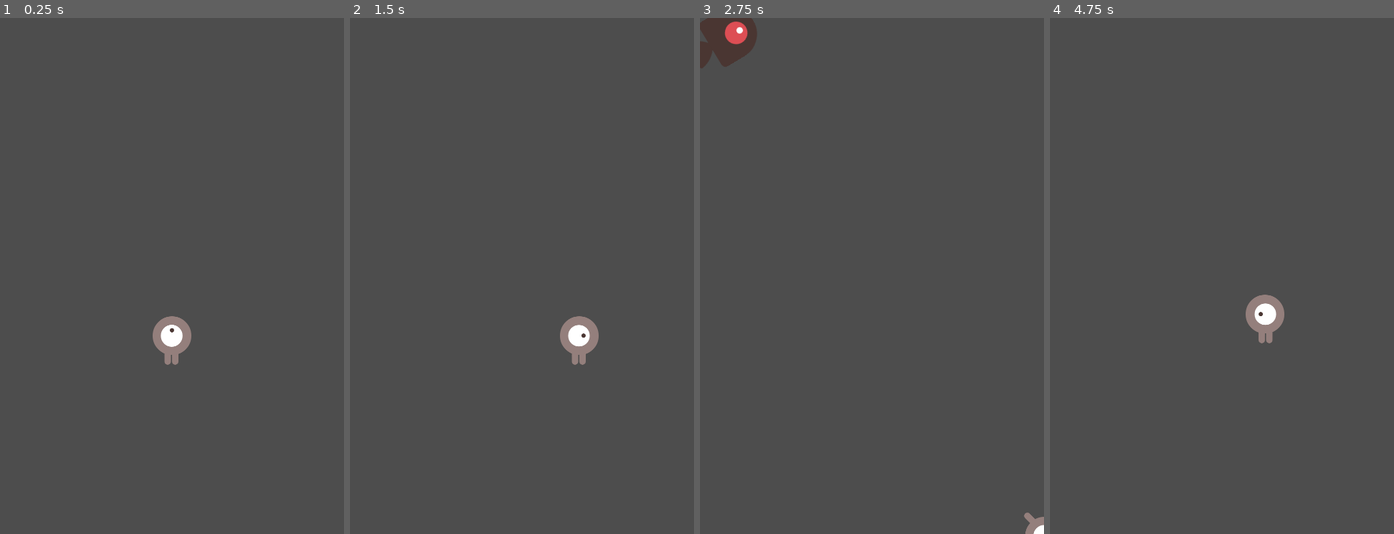
Above: before the commit, frames 1-4 (left to right).
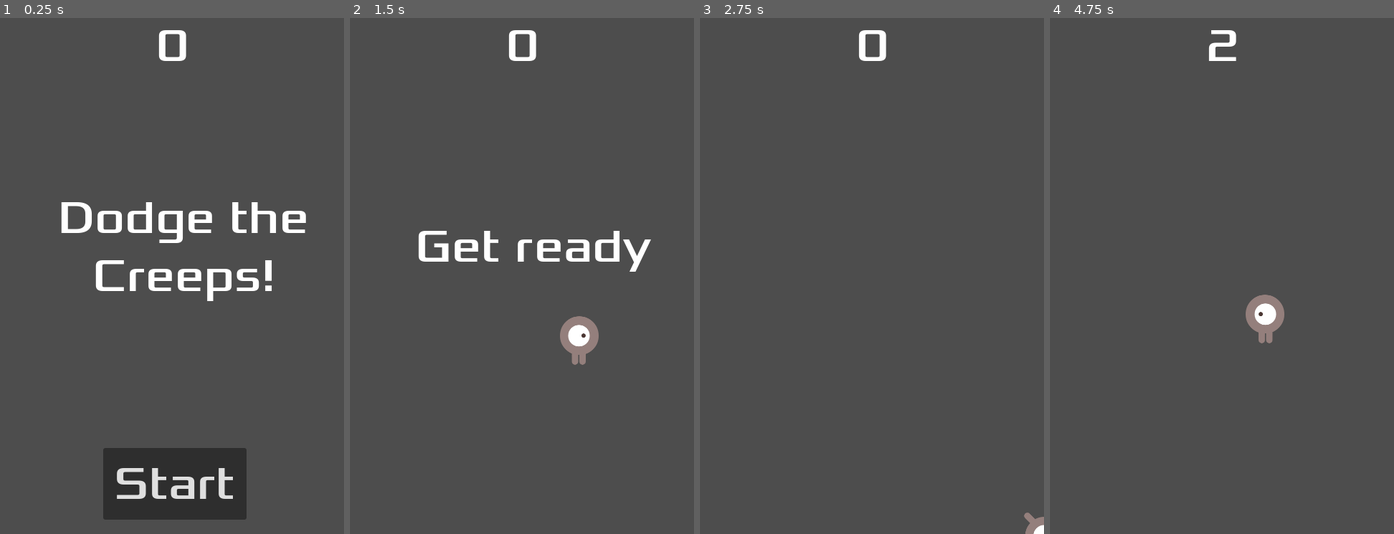
Above: after the commit, the same moments.

Repository: SiminXiong/UnityProject_Paradise_Island
Game: Godot game, scene res://main.tscn
The game is run twice, just before and just after one commit, with the same random seed, the same clock (stepped at 60 frames per second) and the same inputs.
Inputs (mouse positions are in pixels of both pictures, inside the frame that each line leads up to):
- Up to frame 1 (0.25 s): no input
- Up to frame 2 (1.5 s): click (525, 482) at 0.5 s, where only the run after the commit has a clickable "Start"; tap Enter at 1.25 s; hold Right (move_right) from 1.28 s (still down)
- Up to frame 3 (2.75 s): release Right (move_right) at 2.03 s; hold Down (move_down) from 2.03 s (still down)
- Up to frame 4 (4.75 s): release Down (move_down) at 2.78 s; hold Right (move_right) 2.78-3.53 s; hold Up (move_up) 3.53-4.28 s; hold Left (move_left) from 4.28 s (still down)

The runs differ from the first frame. In frame 1, 9.8% of the frame differs, in the area x 17-89%, y 2-98%; in frame 2, 1.9%; in frame 3, 1.5%; in frame 4, 0.3%.

Commit message:
heads up display

Diff:
--- /dev/null
+++ b/software_engineer_firstgame/hud.gd
@@ -0,0 +1,31 @@
+extends CanvasLayer
+signal start_game
+
+func show_message(text):
+	$Message.text=text
+	$Message.show()
+	$MessageTimer.start()
+
+func show_game_over():
+	show_message("Game Over")
+	await $MessageTimer.timeout
+
+	$Message.text="Dodge the creeps!"
+	$Message.show()
+	await get_tree().create_timer(1.0).timeout
+	$StartButton.show()
+
+func update_score(score):
+	$ScoreLabel.text=str(score)
+
+
+
+func _on_start_button_pressed() -> void:
+	pass # Replace with function body.
+	$StartButton.hide()
+	start_game.emit()
+
+
+func _on_message_timer_timeout() -> void:
+	pass # Replace with function body.
+	$Message.hide()
--- /dev/null
+++ b/software_engineer_firstgame/hud.tscn
@@ -0,0 +1,59 @@
+[gd_scene load_steps=3 format=3 uid="uid://sfnj7kqhw6fj"]
+
+[ext_resource type="Script" uid="uid://cinvbt57rgqp1" path="res://hud.gd" id="1_64ctp"]
+[ext_resource type="FontFile" uid="uid://d2w0l0finb5qh" path="res://fonts/Xolonium-Regular.ttf" id="2_8sq4i"]
+
+[node name="HUD" type="CanvasLayer"]
+script = ExtResource("1_64ctp")
+
+[node name="ScoreLabel" type="Label" parent="."]
+anchors_preset = 5
+anchor_left = 0.5
+anchor_right = 0.5
+offset_left = -22.5
+offset_right = 22.5
+offset_bottom = 78.0
+grow_horizontal = 2
+theme_override_fonts/font = ExtResource("2_8sq4i")
+theme_override_font_sizes/font_size = 64
+text = "0"
+horizontal_alignment = 1
+
+[node name="Message" type="Label" parent="."]
+anchors_preset = -1
+anchor_top = 0.011
+anchor_right = 0.017
+anchor_bottom = 0.011
+offset_left = 32.0
+offset_top = 232.08
+offset_right = 472.84
+offset_bottom = 391.08
+theme_override_fonts/font = ExtResource("2_8sq4i")
+theme_override_font_sizes/font_size = 64
+text = "Dodge the Creeps!"
+horizontal_alignment = 1
+vertical_alignment = 1
+autowrap_mode = 2
+
+[node name="StartButton" type="Button" parent="."]
+anchors_preset = 7
+anchor_left = 0.5
+anchor_top = 1.0
+anchor_right = 0.5
+anchor_bottom = 1.0
+offset_left = -96.0
+offset_top = -120.0
+offset_right = 104.0
+offset_bottom = -20.0
+grow_horizontal = 2
+grow_vertical = 0
+theme_override_fonts/font = ExtResource("2_8sq4i")
+theme_override_font_sizes/font_size = 64
+text = "Start"
+
+[node name="MessageTimer" type="Timer" parent="."]
+wait_time = 2.0
+one_shot = true
+
+[connection signal="pressed" from="StartButton" to="." method="_on_start_button_pressed"]
+[connection signal="timeout" from="MessageTimer" to="." method="_on_message_timer_timeout"]
--- a/software_engineer_firstgame/main.gd
+++ b/software_engineer_firstgame/main.gd
@@ -9,11 +9,16 @@
 func game_over():
 	$ScoreTimer.stop()
 	$MobTimer.stop()
+	$HUD.show_game_over()
 
 func new_game():
 	score=0
 	$Player.start($StartPosition.position)
 	$StartTimer.start()
+	$HUD.update_score(score)
+	$HUD.show_message("Get ready")
+	get_tree().call_group("mobs","queue_free")
+
 
 
 func _on_mob_timer_timeout() -> void:
@@ -34,6 +39,7 @@
 func _on_score_timer_timeout() -> void:
 	pass # Replace with function body.
 	score+=1
+	$HUD.update_score(score)
 
 func _on_start_timer_timeout() -> void:
 	pass # Replace with function body.
@@ -41,5 +47,4 @@
 	$ScoreTimer.start()
 
 func _ready():
-	new_game()
 	pass
--- a/software_engineer_firstgame/main.tscn
+++ b/software_engineer_firstgame/main.tscn
@@ -1,8 +1,9 @@
-[gd_scene load_steps=5 format=3 uid="uid://dfphhqecyklhr"]
+[gd_scene load_steps=6 format=3 uid="uid://dfphhqecyklhr"]
 
 [ext_resource type="Script" uid="uid://cyxupdlg8o82j" path="res://main.gd" id="1_h2yge"]
 [ext_resource type="PackedScene" uid="uid://bdnyjbv15xoik" path="res://mob.tscn" id="2_1bvp3"]
 [ext_resource type="PackedScene" uid="uid://e47hfgsyoxls" path="res://player.tscn" id="3_lquwl"]
+[ext_resource type="PackedScene" uid="uid://sfnj7kqhw6fj" path="res://hud.tscn" id="4_1bvp3"]
 
 [sub_resource type="Curve2D" id="Curve2D_h2yge"]
 _data = {
@@ -35,8 +36,11 @@
 position = Vector2(0, -8)
 rotation = 0.00892834
 
+[node name="HUD" parent="." instance=ExtResource("4_1bvp3")]
+
 [connection signal="hit" from="Player" to="." method="_on_player_hit"]
 [connection signal="hit" from="Player" to="." method="game_over"]
 [connection signal="timeout" from="MobTimer" to="." method="_on_mob_timer_timeout"]
 [connection signal="timeout" from="ScoreTimer" to="." method="_on_score_timer_timeout"]
 [connection signal="timeout" from="StartTimer" to="." method="_on_start_timer_timeout"]
+[connection signal="start_game" from="HUD" to="." method="new_game"]
--- a/software_engineer_firstgame/mob.tscn
+++ b/software_engineer_firstgame/mob.tscn
@@ -48,7 +48,7 @@
 radius = 53.0
 height = 124.0
 
-[node name="Mob" type="RigidBody2D"]
+[node name="Mob" type="RigidBody2D" groups=["mobs"]]
 gravity_scale = 0.0
 script = ExtResource("1_1qmh0")
 metadata/_edit_group_ = true
@@ -63,7 +63,7 @@
 rotation = 1.5708
 shape = SubResource("CapsuleShape2D_jbnni")
 
-[node name="VisibleOnScreenNotifier2D" type="VisibleOnScreenNotifier2D" parent="."]
+[node name="VisibleOnScreenNotifier2D" type="VisibleOnScreenNotifier2D" parent="." groups=["mobs"]]
 position = Vector2(-4.76837e-07, -0.499997)
 scale = Vector2(5, 3.45)
 
Not shown, added: software_engineer_firstgame/hud.gd.uid
